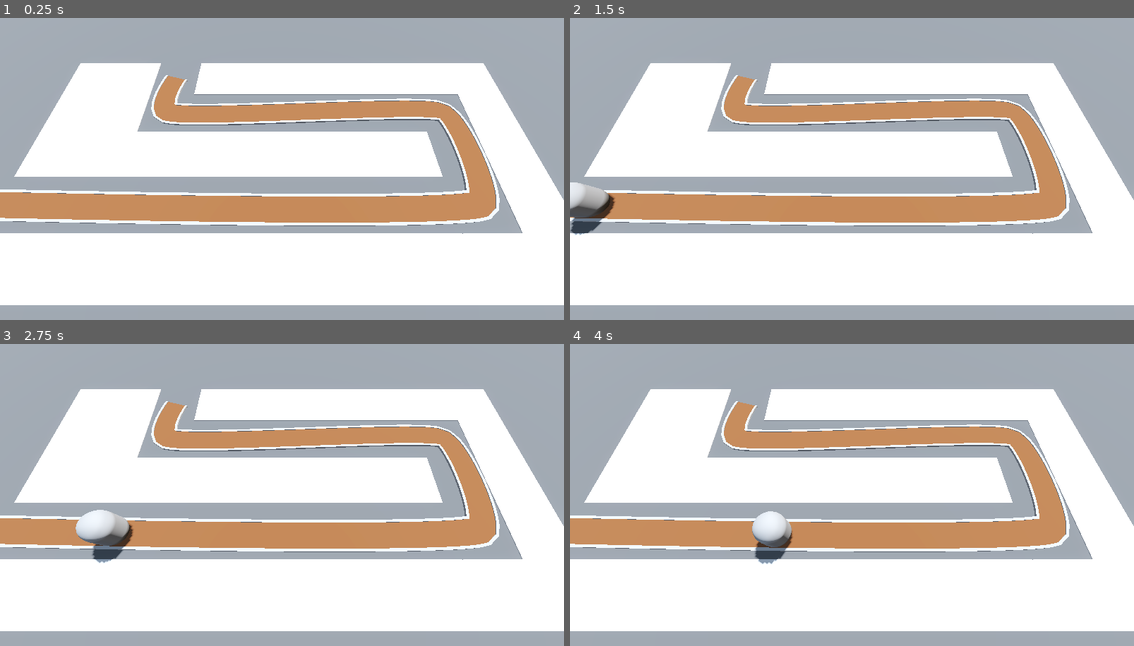
Above: before the commit, frames 1-4 (two rows, left to right).
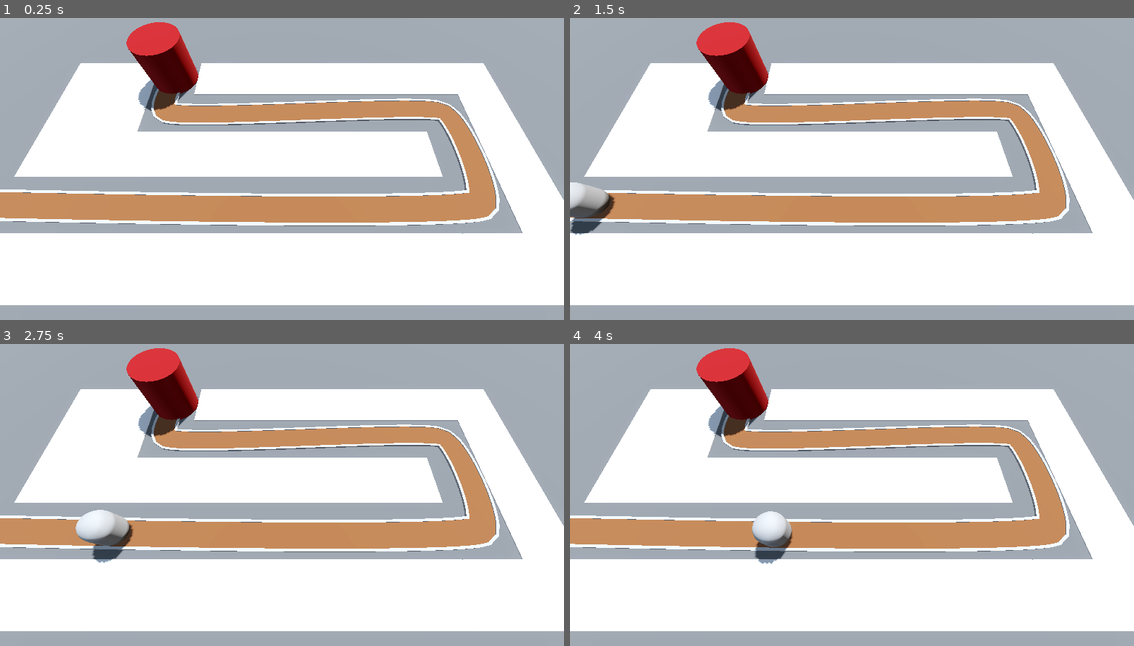
Above: after the commit, the same moments.

Repository: ellebell43/barbarian-blaster
Game: Godot game, scene res://scenes/base-level.tscn
Same seed, same stepped clock (60 frames per second), same inputs: the game is played once before the commit and once after it.
Inputs:
- Up to frame 1 (0.25 s): no input
- Up to frame 2 (1.5 s): tap Enter at 0.5 s
- Up to frame 3 (2.75 s): no input
- Up to frame 4 (4 s): no input

The runs differ from the first frame. In frame 1, 2.4% of the frame differs, in the area x 22-36%, y 1-31%; in frame 2, 2.4%; in frame 3, 2.4%; in frame 4, 2.4%.

Commit message:
base scene
- base scene at the end of the path
- when enemy reaches the end of the path, they deals a set number of damage and get removed from the scene.
- Currently, base take_damage just prints a statement to the console

Diff:
--- a/project.godot
+++ b/project.godot
@@ -14,3 +14,12 @@
 run/main_scene="uid://b3ubn7cgwsnof"
 config/features=PackedStringArray("4.5", "Forward Plus")
 config/icon="res://icon.svg"
+
+[global_group]
+
+base=""
+
+[layer_names]
+
+3d_physics/layer_1="enemy"
+3d_physics/layer_2="base"
--- a/scenes/base-level.tscn
+++ b/scenes/base-level.tscn
@@ -1,7 +1,8 @@
-[gd_scene load_steps=11 format=3 uid="uid://b3ubn7cgwsnof"]
+[gd_scene load_steps=12 format=3 uid="uid://b3ubn7cgwsnof"]
 
 [ext_resource type="MeshLibrary" uid="uid://d0hlcrofc28g0" path="res://mesh-libraries/space-library.tres" id="1_0oc5h"]
 [ext_resource type="PackedScene" uid="uid://u3qbr2m3i14a" path="res://scenes/enemy/enemy.tscn" id="2_3tsvm"]
+[ext_resource type="PackedScene" uid="uid://dccf4dj1wd02" path="res://scenes/base/base.tscn" id="3_l6ph3"]
 
 [sub_resource type="ProceduralSkyMaterial" id="ProceduralSkyMaterial_spd7x"]
 sky_horizon_color = Color(0.66224277, 0.6717428, 0.6867428, 1)
@@ -110,3 +111,6 @@
 
 [node name="Enemy" parent="Path3D" instance=ExtResource("2_3tsvm")]
 transform = Transform3D(-0.026306586, 0, -0.9996482, 0, 1, 0, 0.9996482, 0, -0.026306586, -25, 0, 6)
+
+[node name="Base" parent="." instance=ExtResource("3_l6ph3")]
+transform = Transform3D(1, 0, 0, 0, 1, 0, 0, 0, 1, -10, 0, -6)
--- /dev/null
+++ b/scenes/base/base.gd
@@ -0,0 +1,6 @@
+class_name PlayerBase
+
+extends Node3D
+
+func take_damage (damage: int) -> void:
+	print("base damaged by " + str(damage) + " point.")
--- /dev/null
+++ b/scenes/base/base.tscn
@@ -0,0 +1,17 @@
+[gd_scene load_steps=3 format=3 uid="uid://dccf4dj1wd02"]
+
+[ext_resource type="Script" uid="uid://chd366xlgvq73" path="res://scenes/base/base.gd" id="1_yoymw"]
+
+[sub_resource type="StandardMaterial3D" id="StandardMaterial3D_e7pcx"]
+albedo_color = Color(0.5001968, 0, 0.019910634, 1)
+
+[node name="Base" type="Node3D" groups=["base"]]
+script = ExtResource("1_yoymw")
+
+[node name="CSGCylinder3D" type="CSGCylinder3D" parent="."]
+transform = Transform3D(1, 0, 0, 0, 1, 0, 0, 0, 1, 0, 2, 0)
+collision_layer = 2
+radius = 2.0
+height = 4.0
+sides = 32
+material = SubResource("StandardMaterial3D_e7pcx")
--- a/scenes/enemy/enemy.gd
+++ b/scenes/enemy/enemy.gd
@@ -1,5 +1,10 @@
+class_name Enemy
+
 extends PathFollow3D
 @export var speed: float = 5
+@export var damage: int = 1
+
+@onready var base: PlayerBase = get_tree().get_first_node_in_group("base")
 
 # Called when the node enters the scene tree for the first time.
 func _ready() -> void:
@@ -9,4 +14,7 @@
 # Called every frame. 'delta' is the elapsed time since the previous frame.
 func _process(delta: float) -> void:
 	progress += delta * speed
+	if (progress_ratio == 1):
+		base.take_damage(damage)
+		queue_free()
 	pass
Not shown, added: scenes/base/base.gd.uid
